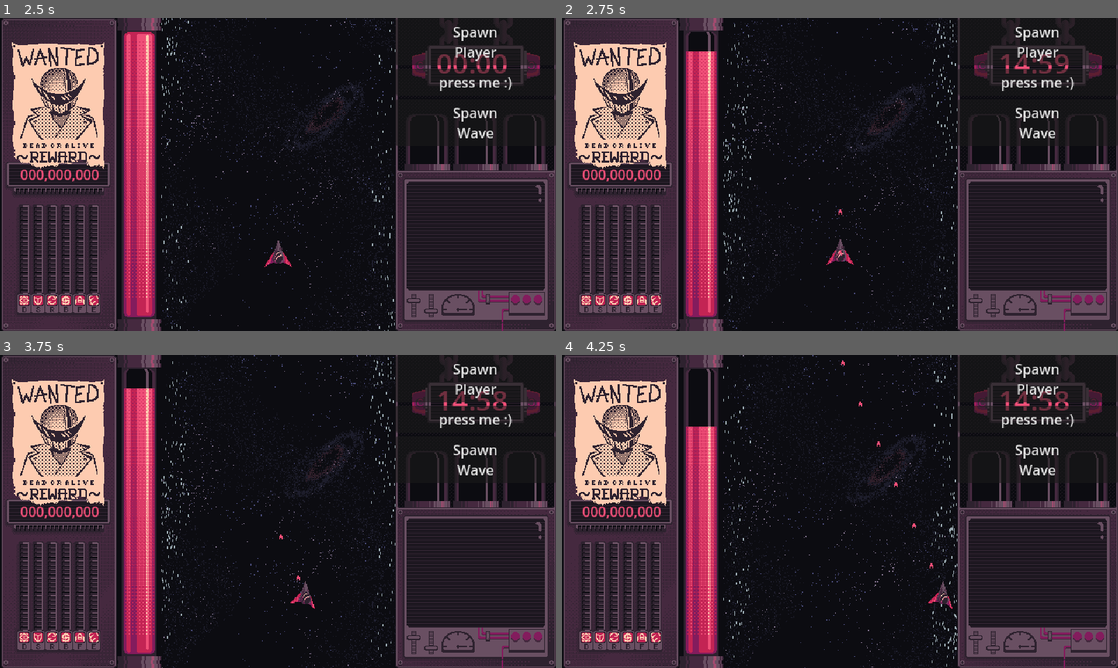
Above: before the commit, frames 1-4 (two rows, left to right).
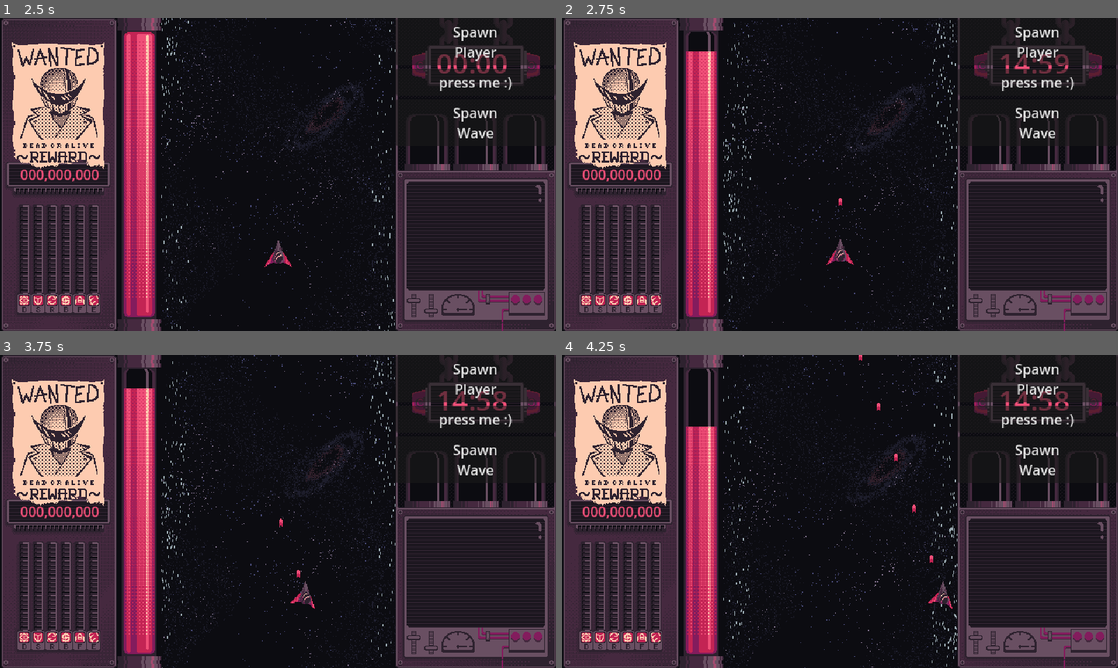
Above: after the commit, the same moments.

Repository: Christian-3-NA/crank-shmup
Game: Godot game, scene res://Scenes/main_menu.tscn
Two runs of this game, one before a commit and one after it. Both use one fixed random seed, a clock stepped at 60 frames per second and the inputs below. The engine's default icon, where the game draws it, is replaced by a stand-in: a white triangle on a blue panel in a dark square.
Inputs:
- Up to frame 1 (2.5 s): click "Start" at 0.5 s; click "START" at 1.25 s; hold D (move_right) from 2.03 s (still down); hold Space (shoot) from 2.03 s (still down)
- Up to frame 2 (2.75 s): keep holding D (move_right); keep holding Space (shoot)
- Up to frame 3 (3.75 s): release D (move_right) at 2.78 s; release Space (shoot) at 2.78 s; hold S (move_down) 2.78-3.53 s; tap Shift (charge) at 2.85 s; tap Space (shoot) at 3.05 s; hold D (move_right) from 3.53 s (still down); hold Space (shoot) from 3.53 s (still down)
- Up to frame 4 (4.25 s): keep holding D (move_right); keep holding Space (shoot)

Frame 1 is identical in both runs. In frame 2, less than 0.1% of the frame differs, in the area x 49-51%, y 57-76%; in frame 3, less than 0.1%; in frame 4, 0.1%, in the area x 50-67%, y 0-69%.

Commit message:
new art for player bullets and changed z ordering on player and menus

Diff:
--- a/Scenes/game_manager.tscn
+++ b/Scenes/game_manager.tscn
@@ -26,7 +26,7 @@
 [ext_resource type="Texture2D" uid="uid://crklis86ovy2p" path="res://Assets/Art/cshm_bg_stars_close.png" id="14_npr75"]
 [ext_resource type="Texture2D" uid="uid://distj6updwt8p" path="res://Assets/Art/cshm_bg_stars_really_close.png" id="15_2y5wr"]
 [ext_resource type="Texture2D" uid="uid://drdu8prqwpbvp" path="res://Assets/Art/cshm_timer_panel.png" id="15_6qmkg"]
-[ext_resource type="Script" path="res://Scenes/debug_menu.gd" id="27_lp8g4"]
+[ext_resource type="Script" path="res://Scripts/debug_menu.gd" id="27_lp8g4"]
 
 [sub_resource type="StyleBoxFlat" id="StyleBoxFlat_peufv"]
 
@@ -342,6 +342,7 @@
 
 [node name="PauseMenu" type="PanelContainer" parent="GMBack"]
 process_mode = 3
+z_index = 2
 layout_mode = 1
 anchors_preset = 8
 anchor_left = 0.5
@@ -372,6 +373,7 @@
 
 [node name="DebugMenu" type="PanelContainer" parent="GMBack"]
 process_mode = 3
+z_index = 2
 layout_mode = 1
 anchors_preset = 8
 anchor_left = 0.5
--- a/Scenes/player.tscn
+++ b/Scenes/player.tscn
@@ -13,6 +13,7 @@
 script = ExtResource("1_exb3b")
 
 [node name="PlayerSprite" type="Sprite2D" parent="."]
+z_index = 1
 texture = ExtResource("2_v02r1")
 vframes = 3
 frame = 1
--- a/Scripts/player.gd
+++ b/Scripts/player.gd
@@ -3,7 +3,7 @@
 # Player Stats
 var health = 5
 var speed = 175
-var bullet_speed = 400
+var bullet_speed = 500
 var bullet_damage = 1
 var fire_delay = 0.1
 var accel_percent = 0
@@ -41,6 +41,8 @@
 
 # Scene Loading
 var bullet_scene = load("res://Scenes/bullet.tscn")
+var bullet_sprite = load("res://Assets/Art/cshm_bullet.png")
+var small_bullet_sprite = load("res://Assets/Art/cshm_small_bullet.png")
 
 
 ''' ---------- DEFAULT FUNCTIONS ---------- '''
@@ -208,19 +210,21 @@
 		next_bullet.speed = bullet_speed
 		if fragments == 0:
 			next_bullet.damage = bullet_damage + (boost_damage * boost_dmg_increase)
+			next_bullet.get_node("BulletSprite").texture = bullet_sprite
 			next_bullet.position = self.position
 			next_bullet.velocity = Vector2(0, -1)
 		else:
 			next_bullet.damage = bullet_damage * .25
-			#next_bullet.scale = Vector2(0.5, 0.5)
-			var fragment_direction = 1
-			#var fragment_position = floor(fragments/2)
+			next_bullet.get_node("BulletSprite").texture = small_bullet_sprite
+
+			var fragment_direction = -1
 			if fragments % 2 == 1:
-				fragment_direction = -1
-			next_bullet.velocity = Vector2(0, -1)
-			next_bullet.position = self.position + Vector2(10 * floor(fragments/2) * fragment_direction, 0)
+				fragment_direction = 1
+			var fragment_angle = 10 * ceil(float(fragments)/2) * fragment_direction
+			next_bullet.velocity = Vector2(cos(deg_to_rad(fragment_angle-90)), sin(deg_to_rad(fragment_angle-90)))
+			next_bullet.position = self.position #+ Vector2(5 * ceil(float(fragments)/2) * fragment_direction, 0)
+
 		next_bullet.target_group = "enemy"
-		next_bullet.get_node("BulletSprite").texture = load("res://Assets/Art/cshm_bullet.png")
 		next_bullet.get_node("BulletSprite").scale = Vector2(1, 1)
 		get_parent().add_child(next_bullet)
 
@@ -255,17 +259,23 @@
 func power_up_grabbed(powerup_type):
 	match powerup_type:
 		"damage":
-			boost_damage += 1
+			if boost_damage < 20:
+				boost_damage += 1
 		"defense":
-			boost_defense += 1
+			if boost_defense < 20:
+				boost_defense += 1
 		"reload":
-			boost_reload += 1
+			if boost_reload < 20:
+				boost_reload += 1
 		"score":
-			boost_score += 1
+			if boost_score < 20:
+				boost_score += 1
 		"fragments":
-			boost_fragments += 1
+			if boost_fragments < 20:
+				boost_fragments += 1
 		"cost":
-			boost_cost += 1
+			if boost_cost < 20:
+				boost_cost += 1
 
 
 func choose_next_powerup():
Binary file changed: Assets/Art/cshm_bullet.png
Binary file added: Assets/Art/cshm_small_bullet.png
Not shown, added: Assets/Art/cshm_small_bullet.png.import
Renamed: Scenes/debug_menu.gd -> Scripts/debug_menu.gd
